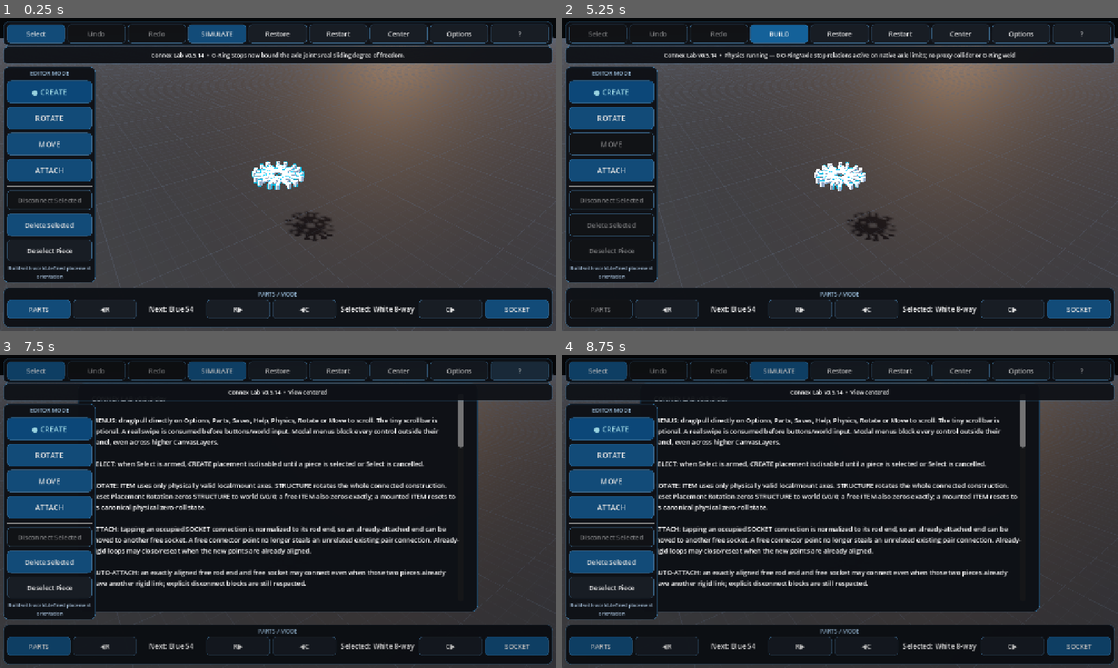
Above: before the commit, frames 1-4 (two rows, left to right).
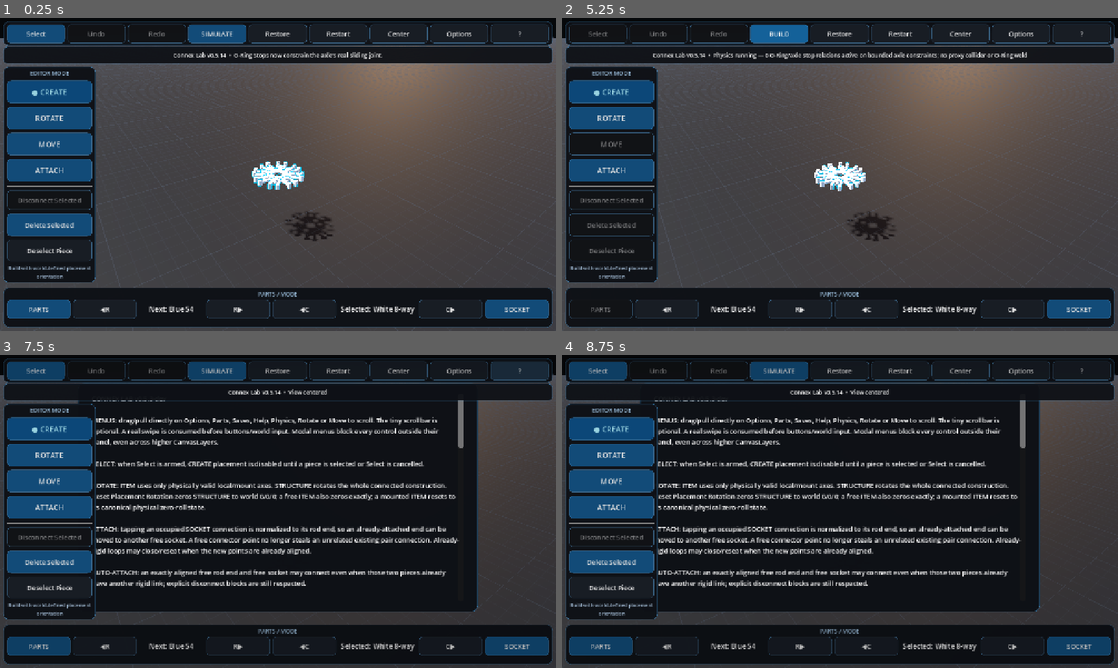
Above: after the commit, the same moments.

Repository: pixel375/connex
Game: Godot game, scene res://Main.tscn
The game is run twice, just before and just after one commit, with the same random seed, the same clock (stepped at 60 frames per second) and the same inputs.
Inputs:
- Up to frame 1 (0.25 s): no input
- Up to frame 2 (5.25 s): click "Restore" at 0.5 s; click "Restart" at 1.25 s; click "Restart" at 2 s; click "Restart" at 2.75 s; click "Select" at 3.5 s; click "SELECT…" at 4.25 s; click "SIMULATE" at 5 s
- Up to frame 3 (7.5 s): click "BUILD" at 5.75 s; click "Center" at 6.5 s; click "?" at 7.25 s
- Up to frame 4 (8.75 s): click "PARTS" at 8 s

The runs differ from the first frame. In frame 1, 0.5% of the frame differs, in the area x 27-73%, y 10-14%; in frame 2, 0.7%, in the area x 16-84%, y 10-14%; in frame 3, less than 0.1%; in frame 4, less than 0.1%.

Commit message:
fix: rebuild bounded axle constraints for O-Ring simulation

Diff:
--- a/scripts/main_v069.gd
+++ b/scripts/main_v069.gd
@@ -1,19 +1,13 @@
 extends "res://scripts/main_v068.gd"
 
 const VERSION_069 := "0.5.14"
-# Physical connector/O-Ring center clearance. Jolt's Generic6DOF hard linear
-# limit can transiently overshoot by about 0.22 units during an asymmetric
-# ground impact, so arm the solver slightly early while continuing to validate
-# the true physical clearance separately in regression tests.
 const O_RING_AXLE_CLEARANCE_V069 := 0.43
-const O_RING_AXLE_SOLVER_MARGIN_V069 := 0.27
-const O_RING_AXLE_LIMIT_CLEARANCE_V069 := O_RING_AXLE_CLEARANCE_V069 + O_RING_AXLE_SOLVER_MARGIN_V069
 const O_RING_UNBOUNDED_TRAVEL_V069 := 1000.0
 
 var o_ring_stop_pair_count_v069: int = 0
-var o_ring_axle_limit_restore_v069: Array = []
-# Kept as an empty compatibility/debug surface so a regression can prove that
-# the abandoned moving-proxy implementation is not recreated.
+var o_ring_axle_replacements_v069: Array = []
+# Compatibility/debug surface kept empty so regressions prove that no moving
+# O-Ring proxy collider has returned.
 var o_ring_stop_proxies_v069: Array = []
 
 
@@ -22,7 +16,7 @@
 	_update_help_text_v030()
 	if update_status_v021 != null:
 		_set_update_status_v021("Current version: v%s" % VERSION_069)
-	_status("O-Ring Stops now bound the axle joint's real sliding degree of freedom.")
+	_status("O-Ring Stops now constrain the axle's real sliding joint.")
 
 
 func _status(text: String) -> void:
@@ -30,29 +24,42 @@
 		status_label.text = "Connex Lab v%s  •  %s" % [VERSION_069, text]
 
 
-# v0.5.13 copied O-Ring collision into the host rod, but the axle joint excludes
+# v0.5.13 copied O-Ring collision into the host rod, but AXLE joints exclude
 # connector-vs-host collision. Keep that broken route permanently disabled.
 func _add_o_ring_proxy_shapes_v068(_ring: RigidBody3D, _rod: RigidBody3D) -> int:
 	return 0
 
 
-func _restore_o_ring_axle_limits_v069() -> void:
-	for value in o_ring_axle_limit_restore_v069:
+func _copy_joint_metadata_v069(source: Joint3D, target: Joint3D) -> void:
+	for meta_name in source.get_meta_list():
+		target.set_meta(meta_name, source.get_meta(meta_name))
+
+
+func _restore_o_ring_axles_v069() -> void:
+	var restored_any := false
+	for value in o_ring_axle_replacements_v069:
 		var state := value as Dictionary
-		var joint := state.get("joint") as Generic6DOFJoint3D
-		if not is_instance_valid(joint):
-			continue
-		joint.set("linear_limit_y/enabled", bool(state.get("enabled", false)))
-		joint.set("linear_limit_y/lower_distance", float(state.get("lower", 0.0)))
-		joint.set("linear_limit_y/upper_distance", float(state.get("upper", 0.0)))
-		joint.remove_meta("sim_o_ring_axle_limit_v069")
-	o_ring_axle_limit_restore_v069.clear()
+		var original := state.get("original") as Generic6DOFJoint3D
+		var replacement := state.get("replacement") as Generic6DOFJoint3D
+		if is_instance_valid(replacement):
+			replacement.node_a = NodePath()
+			replacement.node_b = NodePath()
+			joints.erase(replacement)
+			replacement.queue_free()
+		if is_instance_valid(original):
+			original.node_a = state.get("node_a", NodePath()) as NodePath
+			original.node_b = state.get("node_b", NodePath()) as NodePath
+			original.remove_meta("sim_o_ring_axle_replaced_v069")
+			restored_any = true
+	o_ring_axle_replacements_v069.clear()
 	o_ring_stop_pair_count_v069 = 0
 	o_ring_stop_proxies_v069.clear()
+	if restored_any:
+		_rebind_all_joints()
 
 
 func _restore_o_ring_followers_v068(restore_build_pose: bool = true) -> void:
-	_restore_o_ring_axle_limits_v069()
+	_restore_o_ring_axles_v069()
 	super._restore_o_ring_followers_v068(restore_build_pose)
 
 
@@ -74,23 +81,74 @@
 	return result
 
 
+func _make_bounded_axle_joint_v069(original: Generic6DOFJoint3D, lower_limit: float, upper_limit: float) -> Generic6DOFJoint3D:
+	if not is_instance_valid(original):
+		return null
+
+	var path_a: NodePath = original.node_a
+	var path_b: NodePath = original.node_b
+	if path_a.is_empty() or path_b.is_empty():
+		return null
+
+	# Remove the original free-Y constraint first so there is never more than one
+	# live axle constraint between this hub and rod.
+	original.node_a = NodePath()
+	original.node_b = NodePath()
+	original.set_meta("sim_o_ring_axle_replaced_v069", true)
+
+	# Build a fresh Generic6DOF with the same axle frame. Critically, configure its
+	# limit mode BEFORE assigning node_a/node_b. Jolt creates the native constraint
+	# when the body paths are bound; changing a previously-free axis afterward did
+	# not alter the live constraint in the reproduced regression.
+	var bounded := Generic6DOFJoint3D.new()
+	bounded.name = "%s_O_Ring_Stop" % original.name
+	bounded.exclude_nodes_from_collision = original.exclude_nodes_from_collision
+	bounded.solver_priority = original.solver_priority
+	for axis_name in ["x", "z"]:
+		bounded.set("linear_limit_%s/enabled" % axis_name, true)
+		bounded.set("linear_limit_%s/lower_distance" % axis_name, 0.0)
+		bounded.set("linear_limit_%s/upper_distance" % axis_name, 0.0)
+		bounded.set("angular_limit_%s/enabled" % axis_name, true)
+		bounded.set("angular_limit_%s/lower_angle" % axis_name, 0.0)
+		bounded.set("angular_limit_%s/upper_angle" % axis_name, 0.0)
+	bounded.set("linear_limit_y/enabled", true)
+	bounded.set("linear_limit_y/lower_distance", lower_limit)
+	bounded.set("linear_limit_y/upper_distance", upper_limit)
+	bounded.set("angular_limit_y/enabled", false)
+	_copy_joint_metadata_v069(original, bounded)
+	bounded.set_meta("sim_o_ring_axle_constraint_v069", true)
+
+	add_child(bounded)
+	bounded.global_transform = original.global_transform
+	bounded.node_a = path_a
+	bounded.node_b = path_b
+	joints.append(bounded)
+	o_ring_axle_replacements_v069.append({
+		"original": original,
+		"replacement": bounded,
+		"node_a": path_a,
+		"node_b": path_b,
+	})
+	return bounded
+
+
 func _configure_o_ring_stoppers_v069() -> int:
-	_restore_o_ring_axle_limits_v069()
+	_restore_o_ring_axles_v069()
 	var configured_pairs := 0
-
-	# main_v068 has already converted each visible O-Ring into a collisionless
-	# follower of its host rod. connections_v020 was rebuilt immediately before
-	# that conversion, so its AXLE records still point at the authoritative axle
-	# joint. Bound only that joint's Y slide; X/Z and rotation behavior are left
-	# exactly as the axle implementation defines them.
-	for record_value in connections_v020:
+	var records: Array = connections_v020.duplicate()
+
+	# v0.5.13 has already converted each visible O-Ring into a collisionless
+	# follower of its host rod. Compute one lower/upper travel interval per AXLE,
+	# then replace the original free-Y constraint with a bounded version created
+	# in that mode from the start.
+	for record_value in records:
 		var record := record_value as Dictionary
 		if str(record.get("kind", "")) != "axle":
 			continue
 		var connector := record.get("connector") as RigidBody3D
 		var rod := record.get("rod") as RigidBody3D
-		var joint := record.get("joint") as Generic6DOFJoint3D
-		if not is_instance_valid(connector) or not is_instance_valid(rod) or not is_instance_valid(joint):
+		var original := record.get("joint") as Generic6DOFJoint3D
+		if not is_instance_valid(connector) or not is_instance_valid(rod) or not is_instance_valid(original):
 			continue
 
 		var ring_alongs: Array = _o_ring_alongs_for_rod_v069(rod)
@@ -109,18 +167,14 @@
 			var ring_along := float(ring_along_value)
 			var delta := ring_along - hub_along
 			if delta < 0.0:
-				# Arm before contact by the measured Jolt solver margin. The test still
-				# measures actual hub/ring separation and rejects physical crossing.
-				lower_limit = maxf(lower_limit, delta + O_RING_AXLE_LIMIT_CLEARANCE_V069)
+				lower_limit = maxf(lower_limit, delta + O_RING_AXLE_CLEARANCE_V069)
 				has_lower = true
 				configured_pairs += 1
 			elif delta > 0.0:
-				upper_limit = minf(upper_limit, delta - O_RING_AXLE_LIMIT_CLEARANCE_V069)
+				upper_limit = minf(upper_limit, delta - O_RING_AXLE_CLEARANCE_V069)
 				has_upper = true
 				configured_pairs += 1
 			else:
-				# Exact overlap is already an invalid build pose. Lock this run at the
-				# current slide coordinate rather than injecting a corrective impulse.
 				lower_limit = 0.0
 				upper_limit = 0.0
 				has_lower = true
@@ -129,32 +183,22 @@
 
 		if not has_lower and not has_upper:
 			continue
-		# Never start a run with an inverted interval. If an edited build already
-		# overlaps two opposing stops, hold the current position instead of asking
-		# the solver to teleport the assembly out of penetration.
 		if lower_limit > upper_limit:
+			# Invalid BUILD overlap between opposing stops: hold the current slide
+			# coordinate instead of creating an inverted solver interval.
 			lower_limit = 0.0
 			upper_limit = 0.0
 
-		o_ring_axle_limit_restore_v069.append({
-			"joint": joint,
-			"enabled": bool(joint.get("linear_limit_y/enabled")),
-			"lower": float(joint.get("linear_limit_y/lower_distance")),
-			"upper": float(joint.get("linear_limit_y/upper_distance")),
-		})
-		joint.set("linear_limit_y/lower_distance", lower_limit)
-		joint.set("linear_limit_y/upper_distance", upper_limit)
-		joint.set("linear_limit_y/enabled", true)
-		joint.set_meta("sim_o_ring_axle_limit_v069", true)
+		var bounded := _make_bounded_axle_joint_v069(original, lower_limit, upper_limit)
+		if not is_instance_valid(bounded):
+			continue
 		connector.sleeping = false
 		rod.sleeping = false
 
-	# v0.5.13 rebounded the graph after removing O-Ring joints. With Jolt, changing
-	# Generic6DOF limit properties on that already-created constraint updates the
-	# node but does not reliably rebuild the native constraint mode. Rebind once
-	# after all bounds are set so the solver is created with the O-Ring limits.
-	if configured_pairs > 0:
-		_rebind_all_joints()
+	# Rebuild authoritative connection records so later simulation code sees the
+	# replacement axle joint rather than the detached BUILD joint.
+	if not o_ring_axle_replacements_v069.is_empty():
+		_rebuild_connection_graph_v020()
 
 	o_ring_stop_pair_count_v069 = configured_pairs
 	return configured_pairs
@@ -169,24 +213,24 @@
 	await super._release_physics()
 	if not simulating:
 		return
-	_status("Physics running — %d O-Ring/axle stop relation%s active on native axle limits; no proxy collider or O-Ring weld" % [
+	_status("Physics running — %d O-Ring/axle stop relation%s active on bounded axle constraints; no proxy collider or O-Ring weld" % [
 		o_ring_stop_pair_count_v069,
 		"" if o_ring_stop_pair_count_v069 == 1 else "s"
 	])
 
 
 func _reset_pose() -> void:
-	_restore_o_ring_axle_limits_v069()
+	_restore_o_ring_axles_v069()
 	super._reset_pose()
 
 
 func _restore_state(snapshot: Dictionary) -> void:
-	_restore_o_ring_axle_limits_v069()
+	_restore_o_ring_axles_v069()
 	super._restore_state(snapshot)
 
 
 func _restart_build() -> void:
-	_restore_o_ring_axle_limits_v069()
+	_restore_o_ring_axles_v069()
 	super._restart_build()
 
 
@@ -196,7 +240,7 @@
 		return
 	var label: Label = _find_label_v030(help_panel)
 	if label != null:
-		label.text += "\n\nv0.5.14 O-RING STOPPER: the broken v0.5.13 host-rod collision proxy and the experimental moving proxy body are both removed. The visible O-Ring remains a collisionless follower of its axle during SIMULATE. Each connector already mounted as AXLE on that rod gets a temporary lower/upper bound on the same Generic6DOF Y slide it already uses, calculated from the nearest O-Ring positions and physical hub clearance. The joint graph is rebound once after those limits are configured so Jolt creates the live constraint with the stop active. A small measured solver guard band arms the hard stop before contact so transient impact slop cannot let the hub visibly cross the ring. No collision mass, world-following collider, second joint, frame correction, or over-constrained solver loop is added. BUILD/Restore returns the axle joint to its original free-slide state."
+		label.text += "\n\nv0.5.14 O-RING STOPPER: the broken v0.5.13 host-rod collision proxy and the experimental moving proxy body are removed. The visible O-Ring remains a collisionless follower of its axle during SIMULATE. For an axle containing O-Rings, the BUILD-time free-slide Generic6DOF is temporarily detached and replaced by one simulation-time Generic6DOF whose Y lower/upper limits are configured before it is bound to the bodies. This preserves the same axle frame, free Y rotation, locked radial axes and collision exclusion while giving Jolt a real native stop from constraint creation. Only one axle joint is live at a time; BUILD/Restore removes the bounded constraint and restores the original free-slide joint."
 
 
 func _on_update_request_completed_v021(result: int, response_code: int, headers: PackedStringArray, body: PackedByteArray) -> void:
